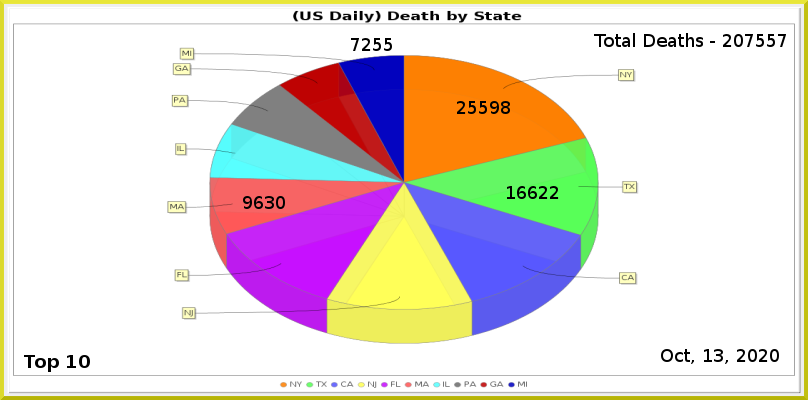
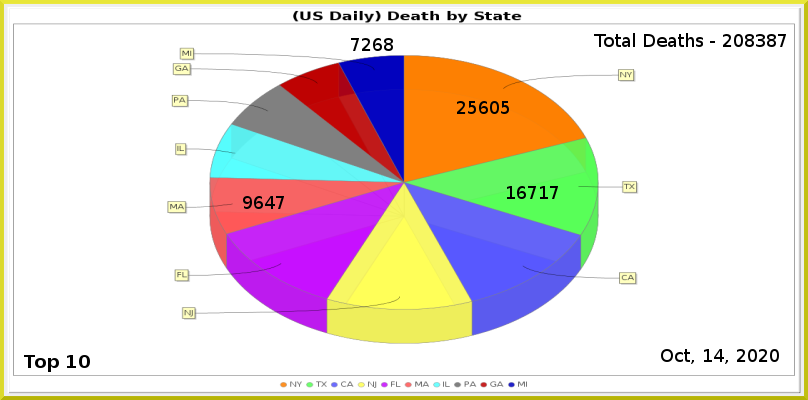
Two versions of the same layered image (808 x 400). Layer-by-layer changes:
painted on "Least" over [373, 38, 393, 51]
painted on "MA" over [265, 196, 285, 209]
painted on "CA" over [528, 186, 559, 199]
painted on "NY" over [479, 101, 510, 114]
renamed "Total Deaths - 207557" to "Total Deaths - 208387", painted on it over [745, 34, 776, 47]
painted on "Current Date" over [714, 349, 724, 362]
